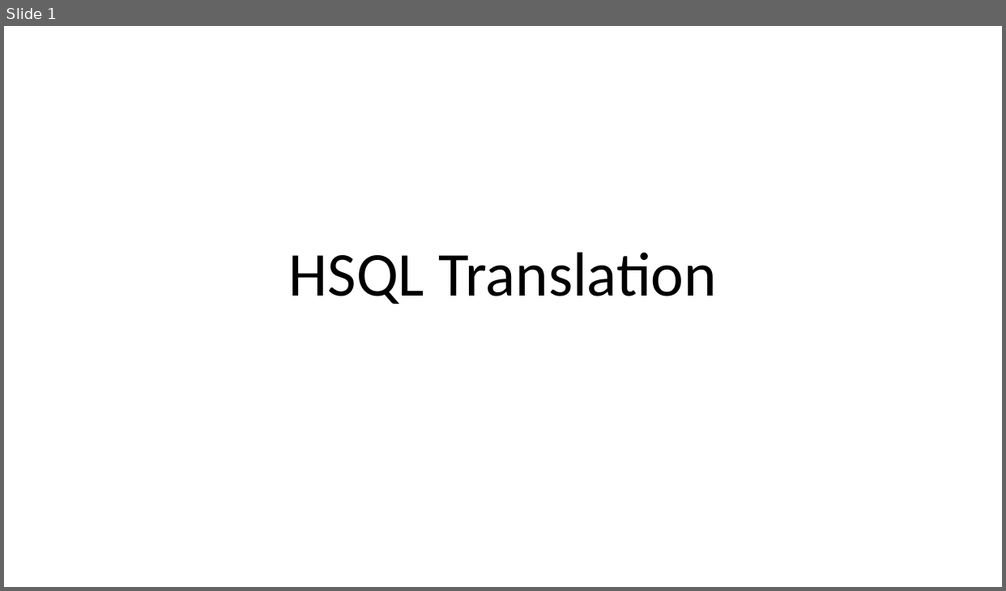
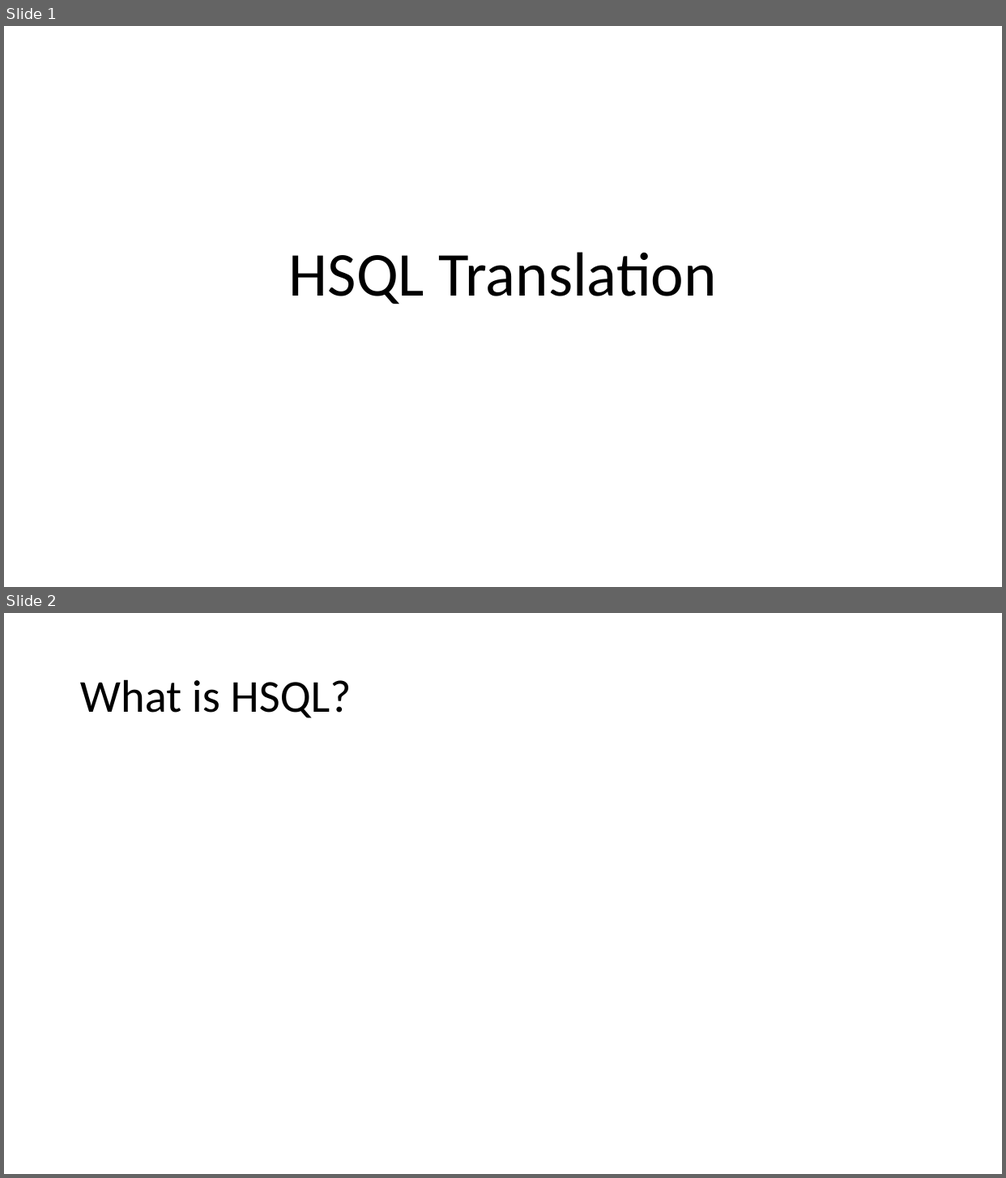
Before and after one commit to calbrch01/HSQL, a slide deck: hsqlt/notes/HSQL Translation.pptx. Shown one above the other, each under a label of ours: slide 1 before the commit, slides 1 and 2 after it. The pictures are 1006x591 and 1006x1178 pixels, drawn with LibreOffice and Linux fonts; fonts in the diff are those of the drawing. Boxes give left, top, right and bottom in pixels: in the first picture for what was removed or moved away, otherwise in the second. Text is boxed around its words. In the diff, an @@ line names an element or a change of style, - is before the commit and + after.

```diff
--- a/hsqlt/notes/HSQL Translation.pptx
+++ b/hsqlt/notes/HSQL Translation.pptx
@@ slide 2 added at bbox=[4, 613, 1002, 1174], background #FFFFFF @@
@@ title added at bbox=[80, 679, 351, 718], 44 pt, text #000000 @@
+What is HSQL?
```
Also in this commit, not shown: 1 slide removed, 58 other files.
